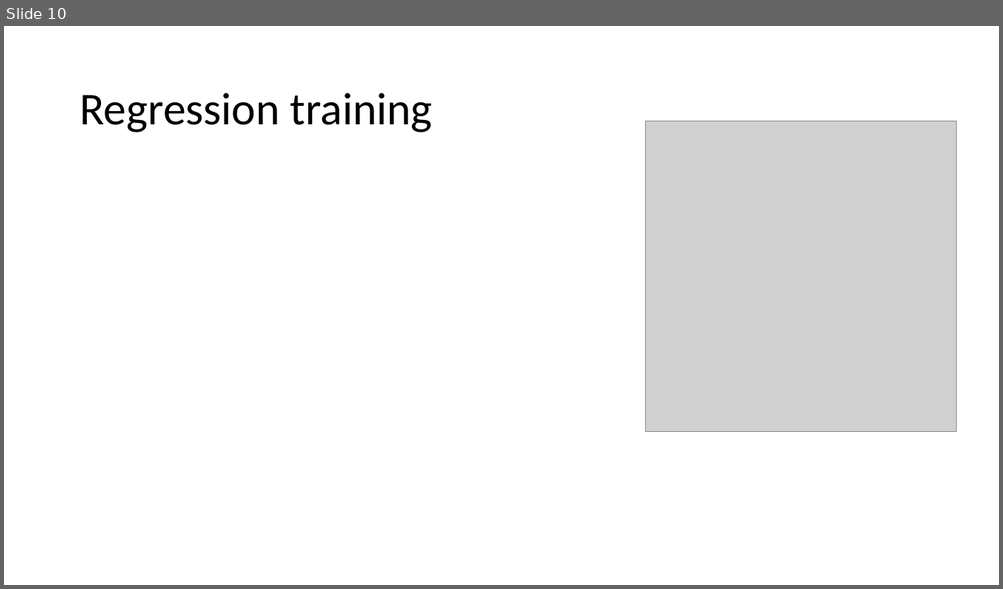
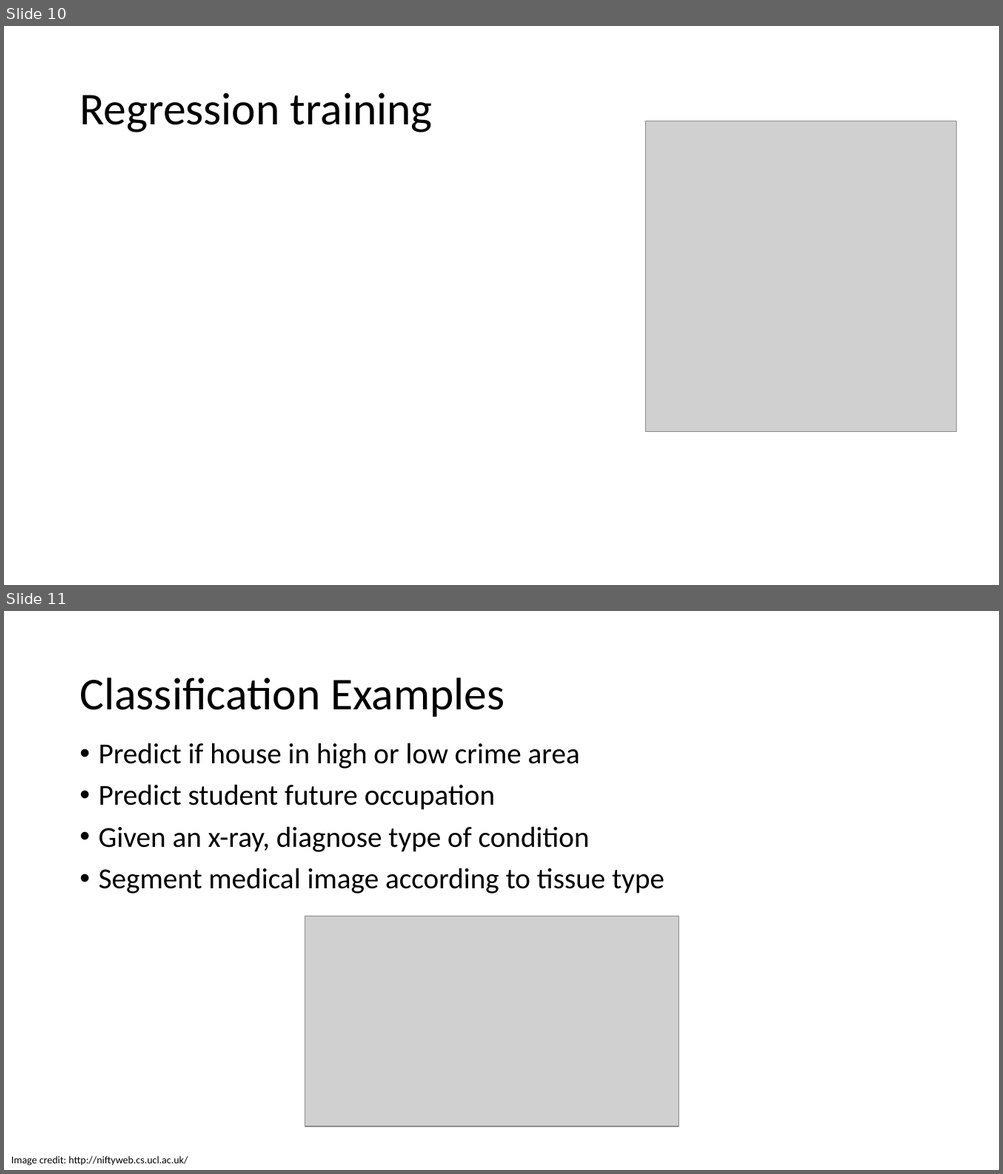
Before and after one commit to fborrasumh/intro, a slide deck: 2 - Types of ML/Types of ML.pptx. Shown one above the other, each under a label of ours: slide 10 before the commit, slides 10 and 11 after it. The pictures are 1003x589 and 1003x1174 pixels, drawn with LibreOffice and Linux fonts; fonts in the diff are those of the drawing; grey boxes stand for pictures. Boxes give left, top, right and bottom in pixels: in the first picture for what was removed or moved away, otherwise in the second. Text is boxed around its words. In the diff, an @@ line names an element or a change of style, - is before the commit and + after.

```diff
--- a/2 - Types of ML/Types of ML.pptx
+++ b/2 - Types of ML/Types of ML.pptx
@@ slide 11 added at (4, 611, 999, 1170), background #FFFFFF @@
@@ title added at (79, 678, 504, 717), 44 pt, text #000000 @@
+Classification Examples
@@ text added at (99, 743, 664, 894), 28 pt, text #000000 @@
+• Predict if house in high or low crime area
+• Predict student future occupation
+• Given an x-ray, diagnose type of condition
+• Segment medical image according to tissue type
@@ picture added at (305, 917, 678, 1128) @@
@@ text added at (11, 1156, 188, 1166), 10 pt, text #000000 @@
+Image credit: http://niftyweb.cs.ucl.ac.uk/
```
Also in this commit, not shown: 2 slides changed.
